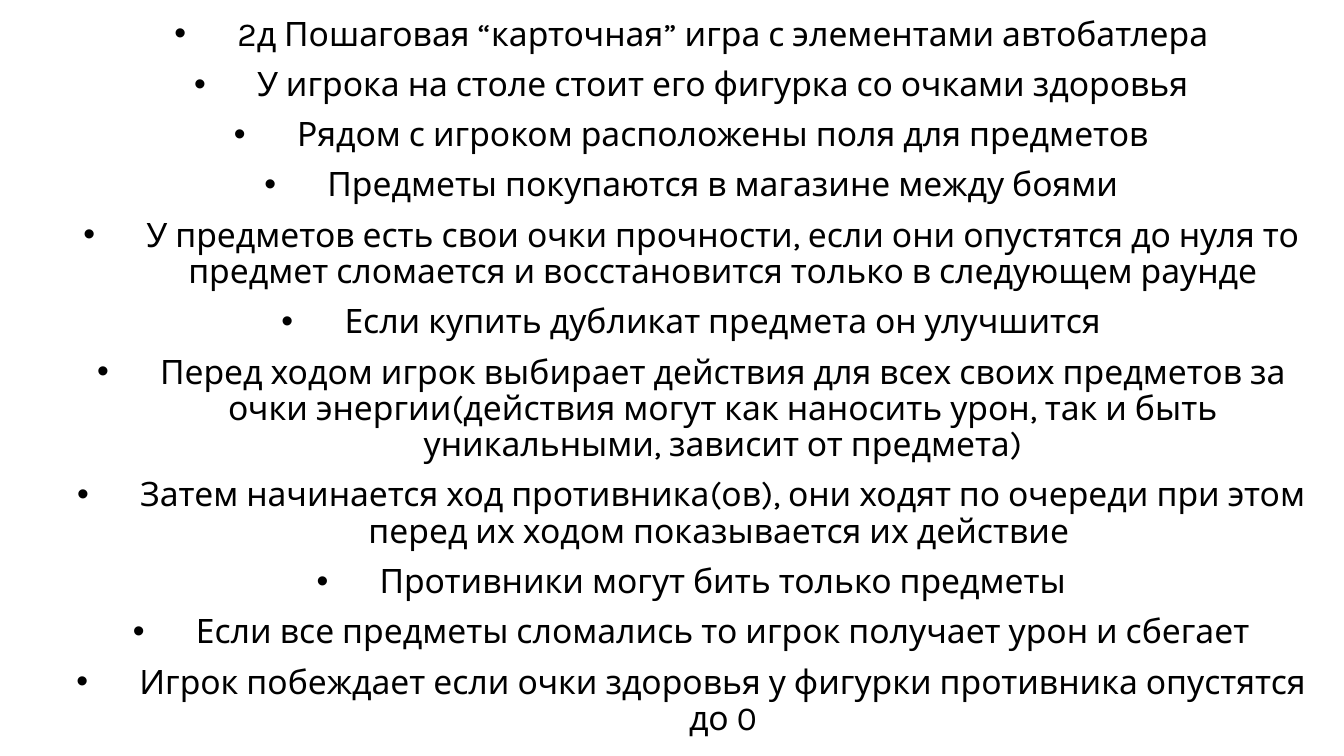
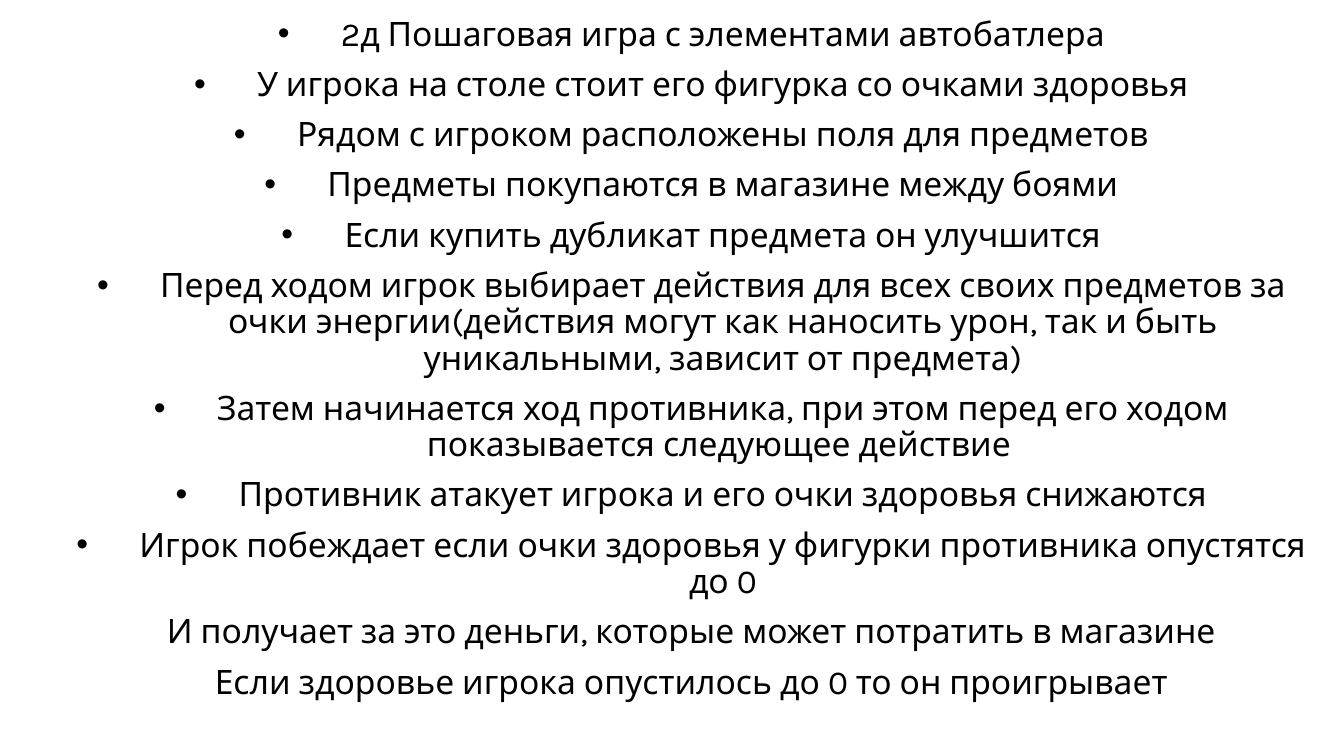
Before and after one commit to zyuzyakin/CSharpBattlerGame, a slide deck: slide 1 of идея игры.pptx. Drawn at 1344x756 pixels with LibreOffice and Linux fonts; fonts in the diff are those of the drawing. Boxes give left, top, right and bottom in pixels: in the first picture for what was removed or moved away, otherwise in the second. Text is boxed around its words. In the diff, an @@ line names an element or a change of style, - is before the commit and + after.

```diff
--- a/идея игры.pptx
+++ b/идея игры.pptx
@@ subtitle at [388,20,1105,54]: text changed @@
-• 2д Пошаговая “карточная” игра с элементами автобатлера
+• 2д Пошаговая игра с элементами автобатлера
@@ subtitle at [146,223,1299,291]: paragraph removed @@
-• У предметов есть свои очки прочности, если они опустятся до нуля то предмет сломается и восстановится только в следующем раунде
@@ subtitle at [217,395,1228,514]: text changed @@
-• Затем начинается ход противника(ов), они ходят по очереди при этом перед их ходом показывается их действие
-• Противники могут бить только предметы
-• Если все предметы сломались то игрок получает урон и сбегает
+• Затем начинается ход противника, при этом перед его ходом показывается следующее действие
+• Противник атакует игрока и его очки здоровья снижаются
@@ subtitle at [215,670,1167,702]: paragraph added @@
+Если здоровье игрока опустилось до 0 то он проигрывает
```
Also in this commit, not shown: 8 other files.
